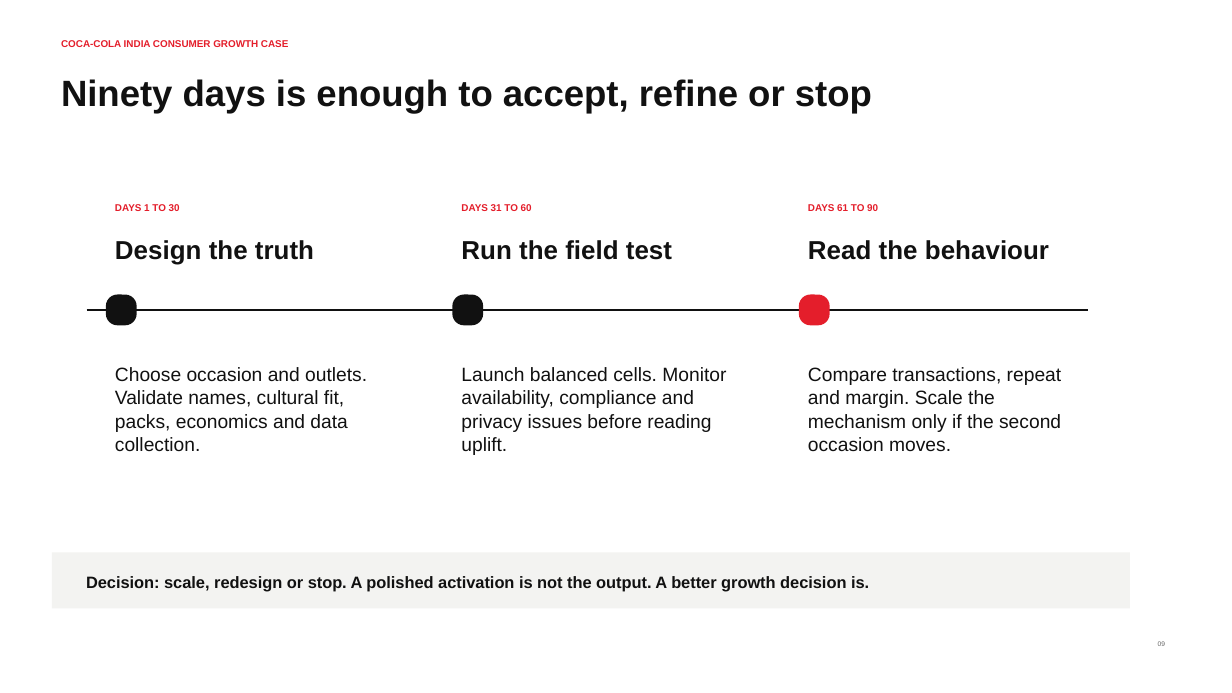
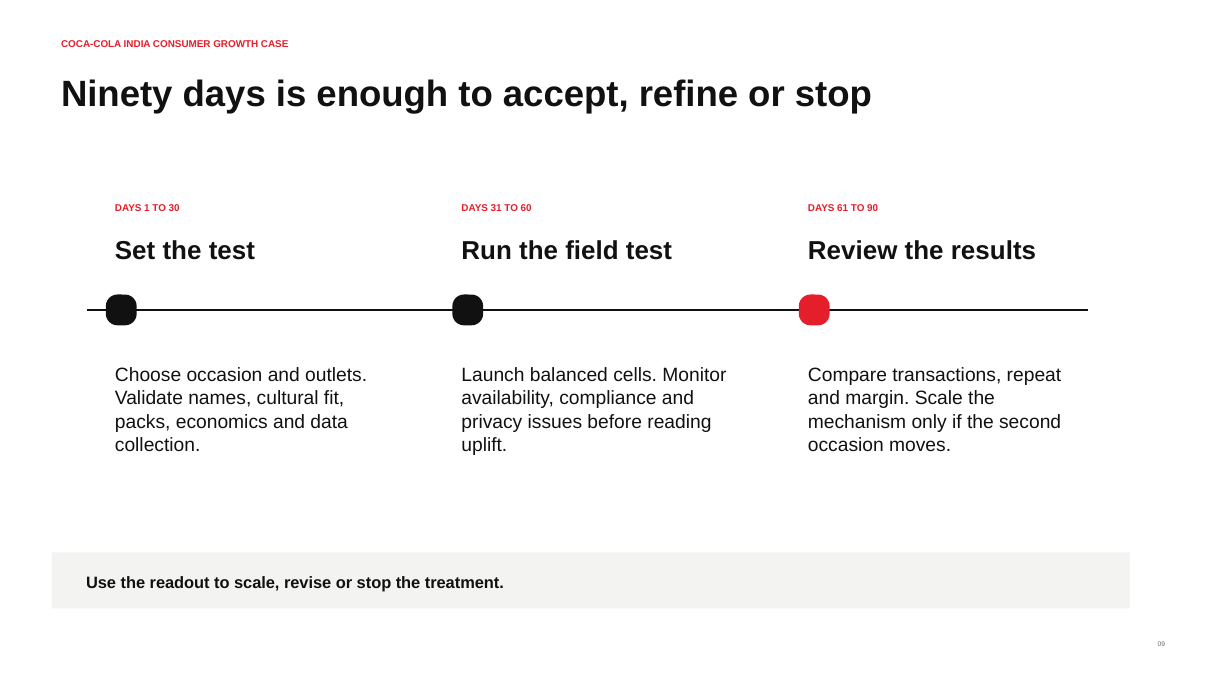
Before and after one commit to Kayofficial101/coca-cola-india-consumer-growth-case, a slide deck: slide 9 of deck/coca-cola-india-occasion-to-habit-case.pptx. Drawn at 1232x693 pixels with LibreOffice and Linux fonts; fonts in the diff are those of the drawing. Boxes give left, top, right and bottom in pixels: in the first picture for what was removed or moved away, otherwise in the second. Text is boxed around its words. In the diff, an @@ line names an element or a change of style, - is before the commit and + after.

```diff
--- a/deck/coca-cola-india-occasion-to-habit-case.pptx
+++ b/deck/coca-cola-india-occasion-to-habit-case.pptx
@@ text at [115, 240, 255, 260]: text changed @@
-Design the truth
+Set the test
@@ text at [808, 240, 1036, 260]: text changed @@
-Read the behaviour
+Review the results
@@ text at [86, 576, 504, 592]: text changed @@
-Decision: scale, redesign or stop. A polished activation is not the output. A better growth decision is.
+Use the readout to scale, revise or stop the treatment.
```
Also in this commit, not shown: 9 other slides changed, 4 other files.
